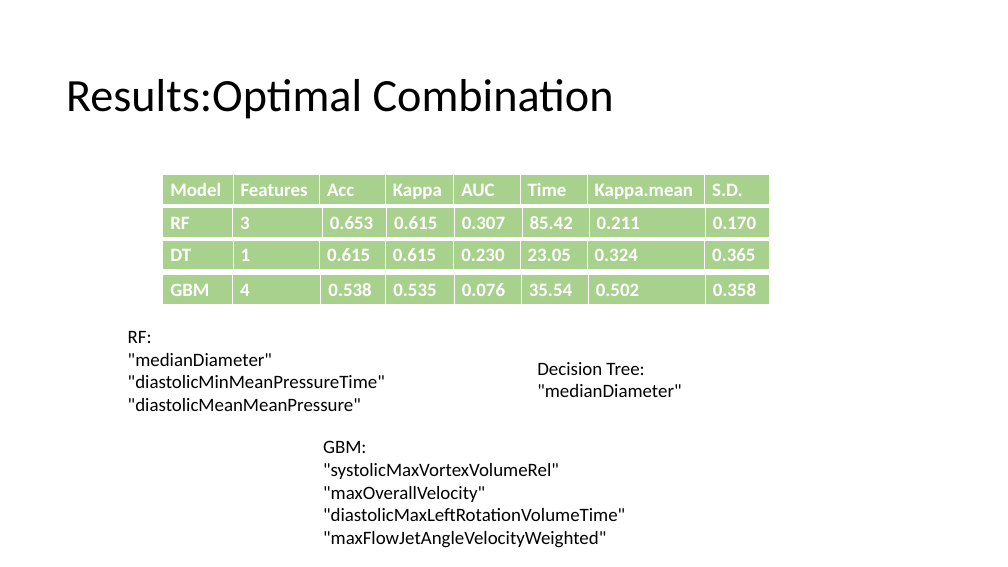
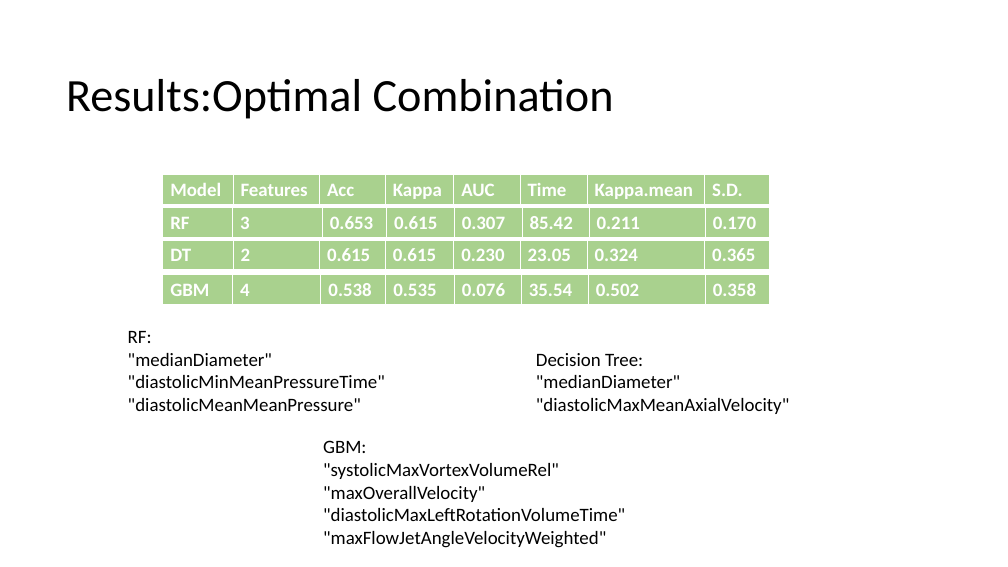
Before and after one commit to AtrayeeNeog/Cardio-Classifier-HIWi, a slide deck: slide 46 of Reports/Hiwi Meeting 4.pptx. Drawn at 1008x567 pixels with LibreOffice and Linux fonts; fonts in the diff are those of the drawing. Boxes give left, top, right and bottom in pixels: in the first picture for what was removed or moved away, otherwise in the second. Text is boxed around its words. In the diff, an @@ line names an element or a change of style, - is before the commit and + after.

```diff
--- a/Reports/Hiwi Meeting 4.pptx
+++ b/Reports/Hiwi Meeting 4.pptx
@@ table at (163,240,771,271) @@
-row 1, column 2: 1
+row 1, column 2: 2
@@ text "Decision Tree:": place and size @@
-text "Decision Tree:" at (537,362,681,397)
+text "Decision Tree:" at (536,353,789,414)
@@ text at (536,375,789,414): text changed @@
-"medianDiameter"
+"medianDiameter" "diastolicMaxMeanAxialVelocity"
```
Also in this commit, not shown: 4 other slides changed, 2 other files.
